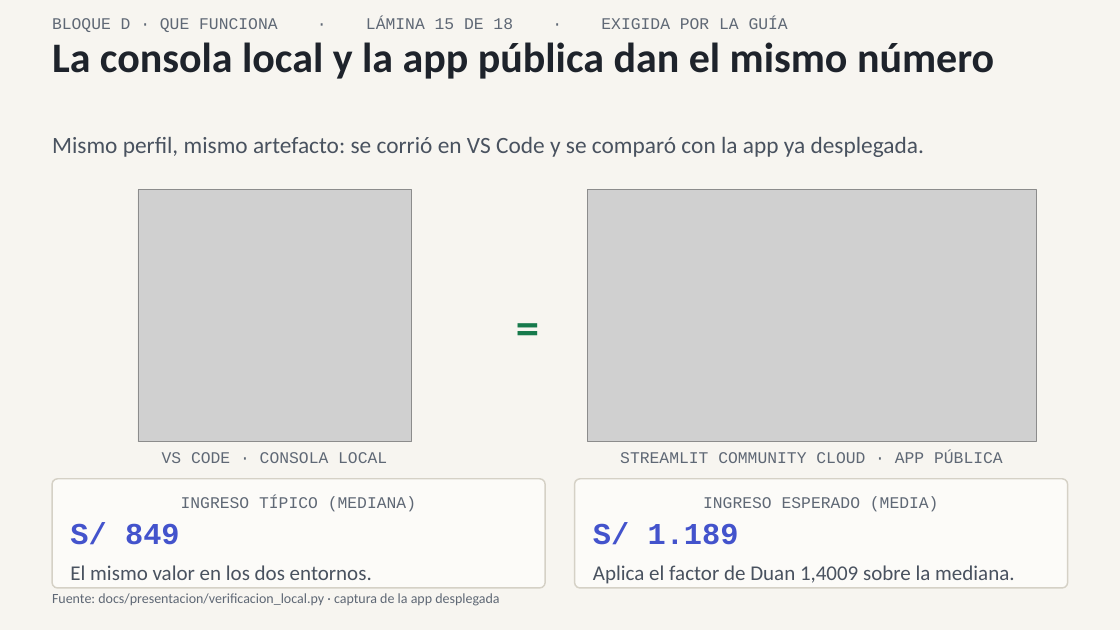
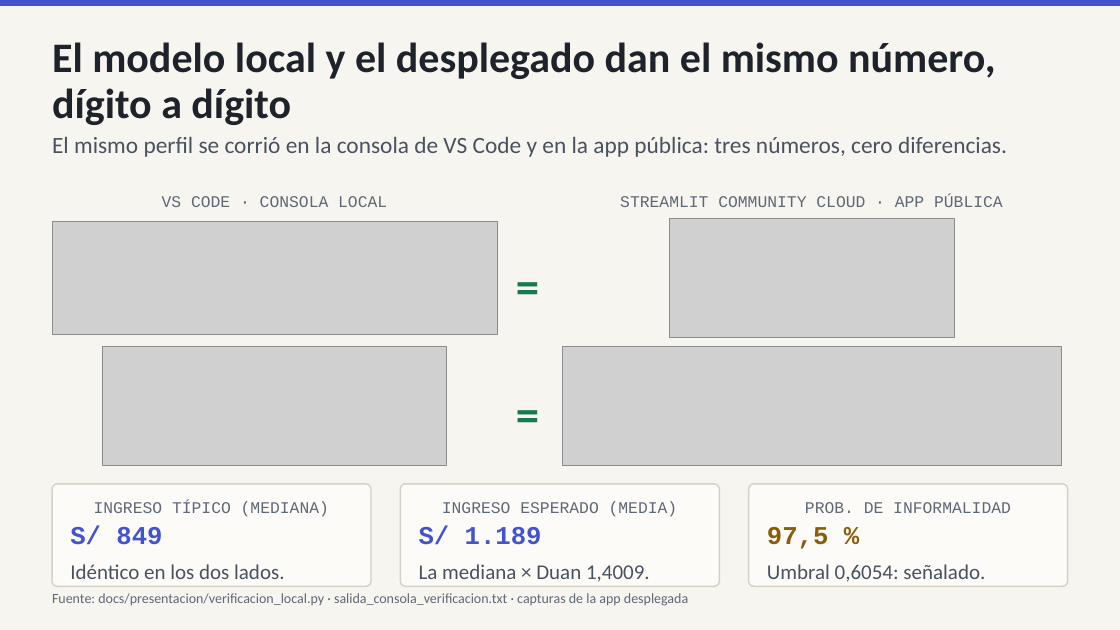
Before and after one commit to IchiSieben/enaho-ingresos-informalidad, a slide deck: slide 10 of docs/presentacion/ENAHO_exposicion.pptx (slide 15 before the commit). Drawn at 1120x630 pixels with LibreOffice and Linux fonts; fonts in the diff are those of the drawing; grey boxes stand for pictures. Boxes give left, top, right and bottom in pixels: in the first picture for what was removed or moved away, otherwise in the second. Text is boxed around its words. In the diff, an @@ line names an element or a change of style, - is before the commit and + after.

```diff
--- a/docs/presentacion/ENAHO_exposicion.pptx
+++ b/docs/presentacion/ENAHO_exposicion.pptx
@@ rectangle added at <box>0,0,1120,6</box>, fill #4353CC @@
@@ text removed at <box>52,17,788,32</box> @@
-BLOQUE D · QUE FUNCIONA · LÁMINA 15 DE 18 · EXIGIDA POR LA GUÍA
@@ text at <box>52,42,995,125</box>: text changed @@
-La consola local y la app pública dan el mismo número
+El modelo local y el desplegado dan el mismo número, dígito a dígito
@@ text at <box>52,137,1007,157</box>: text changed @@
-Mismo perfil, mismo artefacto: se corrió en VS Code y se comparó con la app ya desplegada.
+El mismo perfil se corrió en la consola de VS Code y en la app pública: tres números, cero diferencias.
@@ text "VS CODE · CONSOLA LOCAL": place and size @@
-text "VS CODE · CONSOLA LOCAL" at <box>162,452,387,463</box>
+text "VS CODE · CONSOLA LOCAL" at <box>162,196,387,207</box>
@@ picture removed at <box>138,190,412,442</box> @@
@@ text "STREAMLIT COMMUNITY CLOUD · APP ...": place and size @@
-text "STREAMLIT COMMUNITY CLOUD · APP ..." at <box>620,451,1003,463</box>
+text "STREAMLIT COMMUNITY CLOUD · APP ..." at <box>620,195,1003,207</box>
@@ picture removed at <box>588,190,1037,442</box> @@
@@ picture added at <box>52,221,497,334</box> @@
@@ picture added at <box>670,218,954,338</box> @@
@@ text "=": place and size @@
-text "=" at <box>502,297,553,339</box>
+text "=" at <box>502,257,553,299</box>
@@ picture added at <box>103,346,446,465</box> @@
@@ picture added at <box>562,346,1062,465</box> @@
@@ text added at <box>502,385,553,427</box>, 40 pt, text #177A4C, bold @@
+=
@@ rounded rectangle "INGRESO TÍPICO (MEDIANA)": place and size @@
-rounded rectangle "INGRESO TÍPICO (MEDIANA)" at <box>52,479,545,588</box>
+rounded rectangle "INGRESO TÍPICO (MEDIANA)" at <box>52,484,371,586</box>
@@ rounded rectangle "INGRESO ESPERADO (MEDIA)": place and size @@
-rounded rectangle "INGRESO ESPERADO (MEDIA)" at <box>575,479,1068,588</box>
+rounded rectangle "INGRESO ESPERADO (MEDIA)" at <box>401,484,720,586</box>
@@ rounded rectangle added at <box>749,484,1068,586</box>, fill #FCFBF8, outline #D5D1C6 1.25 pt, 18 pt, text #49525F @@
+PROB. DE INFORMALIDAD
+97,5 %
+Umbral 0,6054: señalado.
@@ text in rounded rectangle at <box>70,525,162,545</box>: size 26 to 22 pt in "S/ 849" @@
@@ text in rounded rectangle at <box>419,525,542,545</box>: size 26 to 22 pt in "S/ 1.189" @@
@@ text in rounded rectangle at <box>70,564,284,579</box>: text changed @@
-El mismo valor en los dos entornos.
+Idéntico en los dos lados.
@@ text in rounded rectangle at <box>419,564,650,582</box>: text changed @@
-Aplica el factor de Duan 1,4009 sobre la mediana.
+La mediana × Duan 1,4009.
@@ text at <box>52,593,688,606</box>: text changed @@
-Fuente: docs/presentacion/verificacion_local.py · captura de la app desplegada
+Fuente: docs/presentacion/verificacion_local.py · salida_consola_verificacion.txt · capturas de la app desplegada
```
Also in this commit, not shown: 9 other slides changed, 2 slides added, 8 slides removed, 10 other files.
